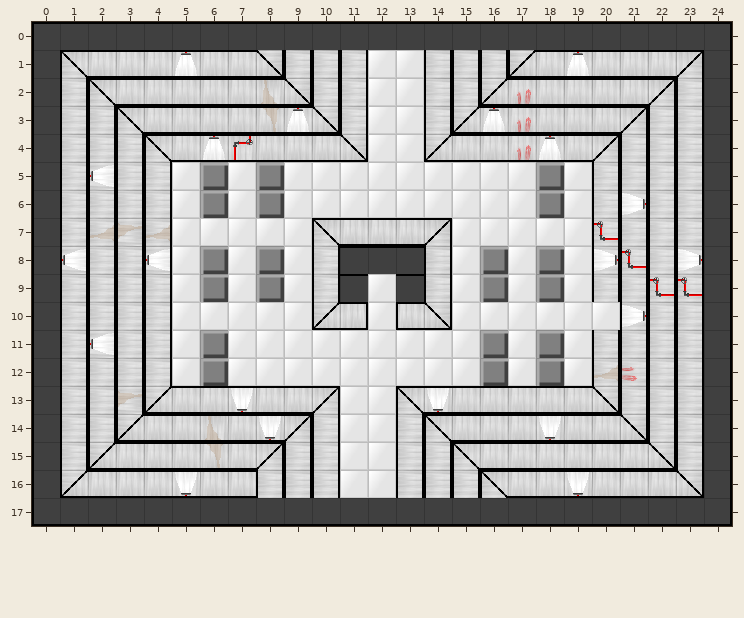
One commit to this Tiled map: src/level/max_level11.tmx. The picture above is the old version.
Cells are 32x32 px. Shown: x 0..24, y 0..17.
The same view after the edit:
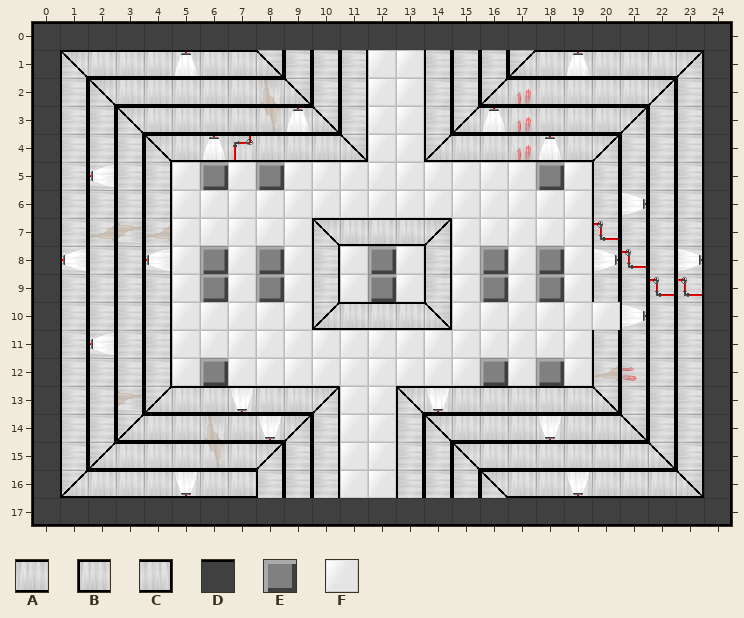
Key: from "tile": A 2, B 3, C 9, D 12, E 18, F 36.
_ is an empty cell.
The author wrote: Remove dud switch
The edit:
Layer "Tile Layer 1":
Tile A replaces tile B in row 10 at x 13.
Tile A replaces tile C in row 10 at x 11.
Tile A is added in row 10 at x 12.
Tile E replaces tile D in row 8 at x 12.
Tile E is added in row 9 at x 12.
Tile F replaces tile D in rows 8 to 9 at x 11 and 13.
Tile E is gone in row 6 at x 6, 8 and 18; in row 11 at x 6, 16 and 18.
Changed places in both pictures, as pixel boxes (x1, y1, x2, y2):
removed: (200, 190, 228, 218)
removed: (256, 190, 284, 218)
removed: (536, 190, 564, 218)
changed: (340, 246, 424, 330)
removed: (200, 330, 228, 358)
removed: (480, 330, 508, 358)
removed: (536, 330, 564, 358)
